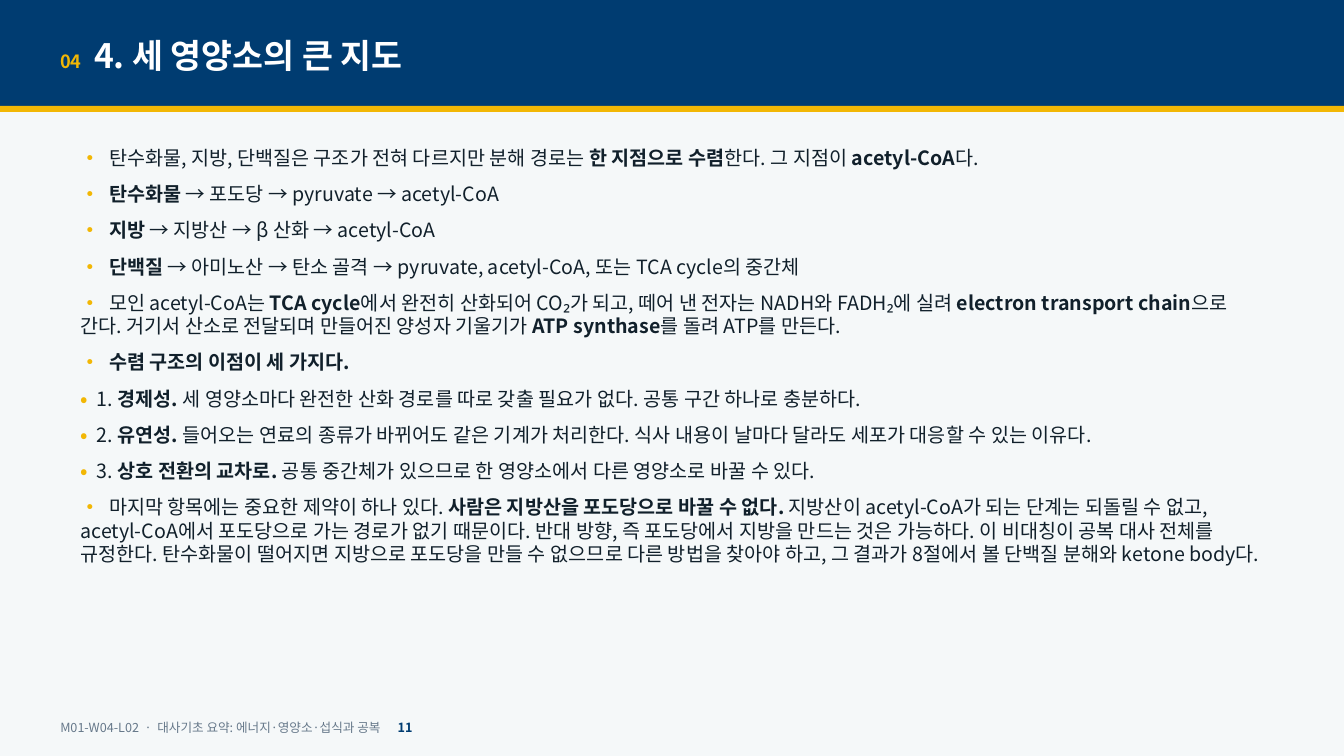
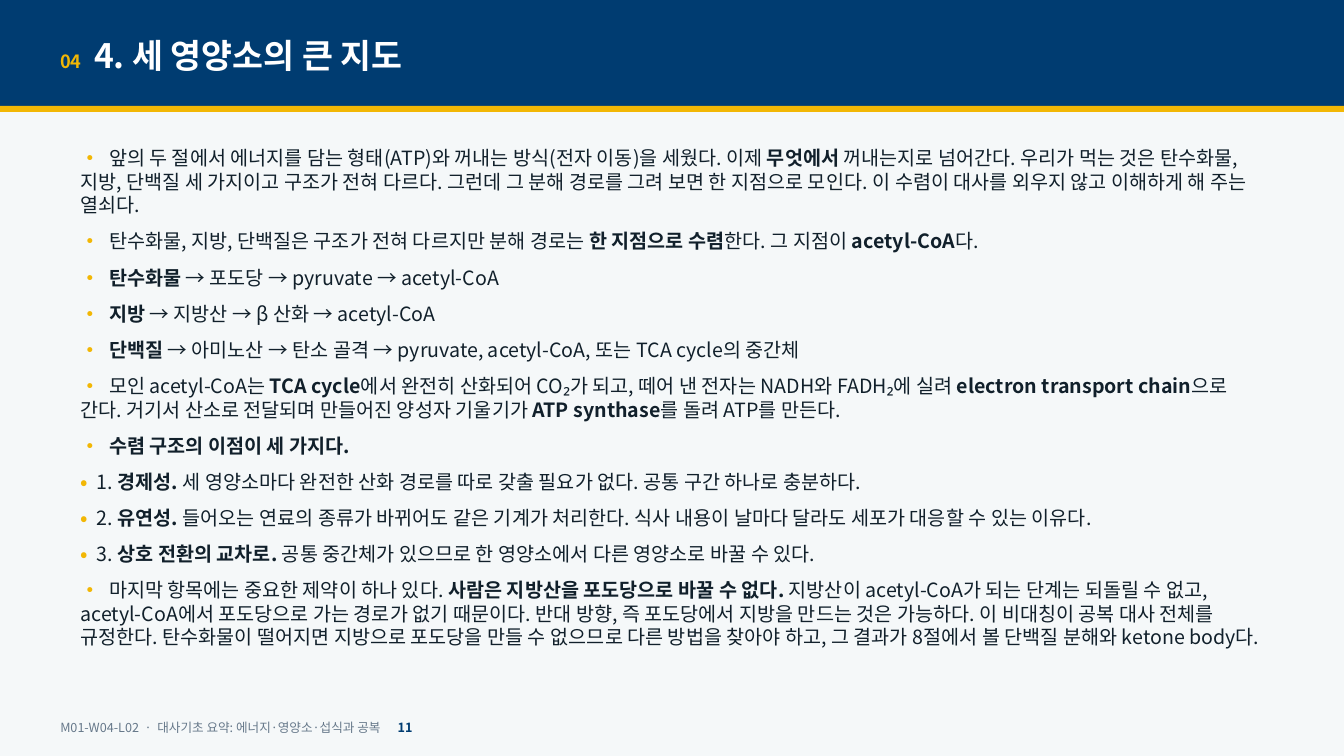
Before and after one commit to hoperiasd2/hoperiasd2.github.io, a slide deck: slide 11 of curriculum/M01/W04/L02/slides.pptx. Drawn at 1344x756 pixels with LibreOffice and Linux fonts; fonts in the diff are those of the drawing. Boxes give left, top, right and bottom in pixels: in the first picture for what was removed or moved away, otherwise in the second. Text is boxed around its words. In the diff, an @@ line names an element or a change of style, - is before the commit and + after.

```diff
--- a/curriculum/M01/W04/L02/slides.pptx
+++ b/curriculum/M01/W04/L02/slides.pptx
@@ text at (80, 148, 1246, 214): paragraph added @@
+• 앞의 두 절에서 에너지를 담는 형태(ATP)와 꺼내는 방식(전자 이동)을 세웠다. 이제 무엇에서 꺼내는지로 넘어간다. 우리가 먹는 것은 탄수화물, 지방, 단백질 세 가지이고 구조가 전혀 다르다. 그런데 그 분해 경로를 그려 보면 한 지점으로 모인다. 이 수렴이 대사를 외우지 않고 이해하게 해 주는 열쇠다.
```
Also in this commit, not shown: 7 other slides changed, 21 other files.
